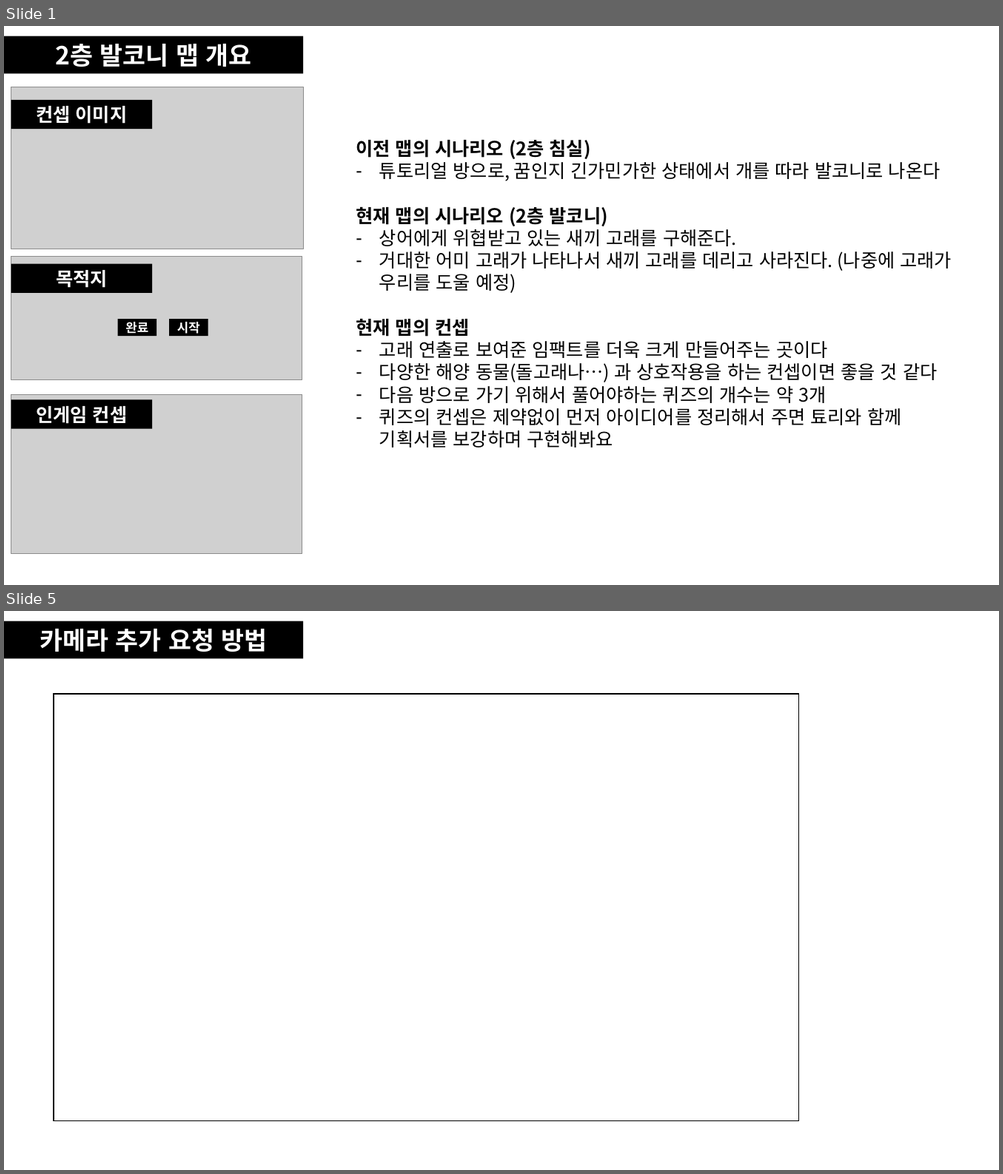
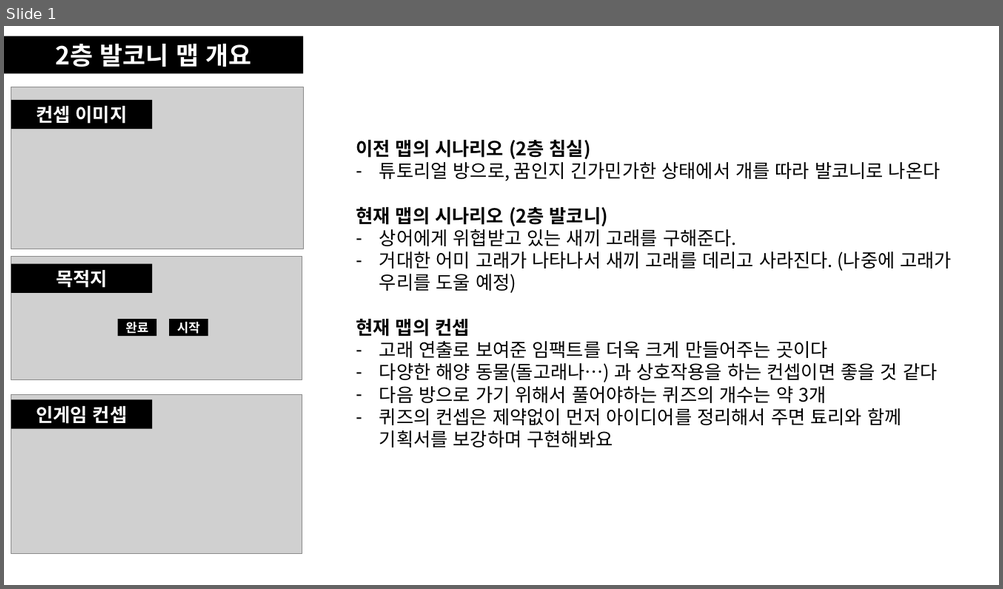
Before and after one commit to khc1201/RoomEscape, a slide deck: Dream/Build/씬 기획.pptx. Shown one above the other, each under a label of ours: slides 1 and 5 before the commit, slide 1 after it; the slides between them are not shown. The pictures are 1003x1174 and 1003x589 pixels, drawn with LibreOffice and Linux fonts; fonts in the diff are those of the drawing; grey boxes stand for pictures. Boxes give left, top, right and bottom in pixels: in the first picture for what was removed or moved away, otherwise in the second. Text is boxed around its words. In the diff, an @@ line names an element or a change of style, - is before the commit and + after.

```diff
--- a/Dream/Build/씬 기획.pptx
+++ b/Dream/Build/씬 기획.pptx
@@ slide 5 removed at <box>4,611,999,1170</box>, background #FFFFFF @@
@@ rectangle removed at <box>4,621,303,659</box> @@
-카메라 추가 요청 방법
@@ rectangle removed at <box>54,694,799,1122</box> @@
```
Also in this commit, not shown: 2 slides changed, 7 slides added, 1 other slide removed, 36 other files.
